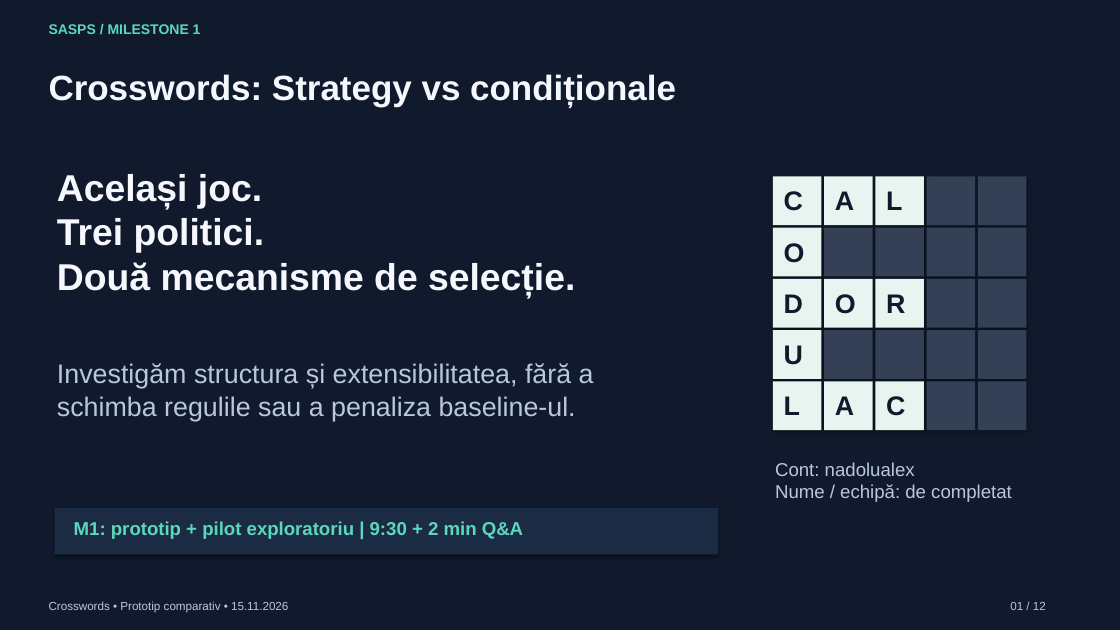
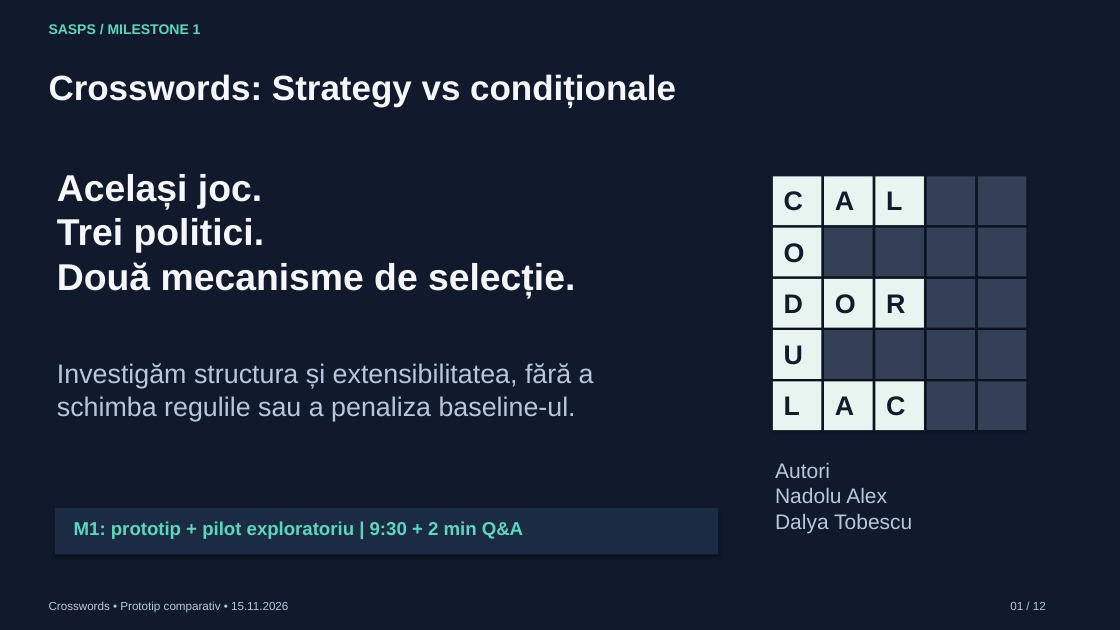
Before and after one commit to nadolualex/sasps-crosswords, a slide deck: slide 1 of presentation/SASPS_M1_Crosswords.pptx. Drawn at 1120x630 pixels with LibreOffice and Linux fonts; fonts in the diff are those of the drawing. Boxes give left, top, right and bottom in pixels: in the first picture for what was removed or moved away, otherwise in the second. Text is boxed around its words. In the diff, an @@ line names an element or a change of style, - is before the commit and + after.

Commit message:
Update M1 presentation and documentation authors
Credit Nadolu Alex and Dalya Tobescu without a team name or account names in academic author blocks. Regenerate slides and validate author metadata while retaining unassigned individual roles and unchanged benchmark data.

```diff
--- a/presentation/SASPS_M1_Crosswords.pptx
+++ b/presentation/SASPS_M1_Crosswords.pptx
@@ text at (775,463,912,533): text changed; size 16 to 18 pt @@
-Cont: nadolualex
-Nume / echipă: de completat
+Autori
+Nadolu Alex
+Dalya Tobescu
```
Also in this commit, not shown: 3 other slides changed, 10 other files.
